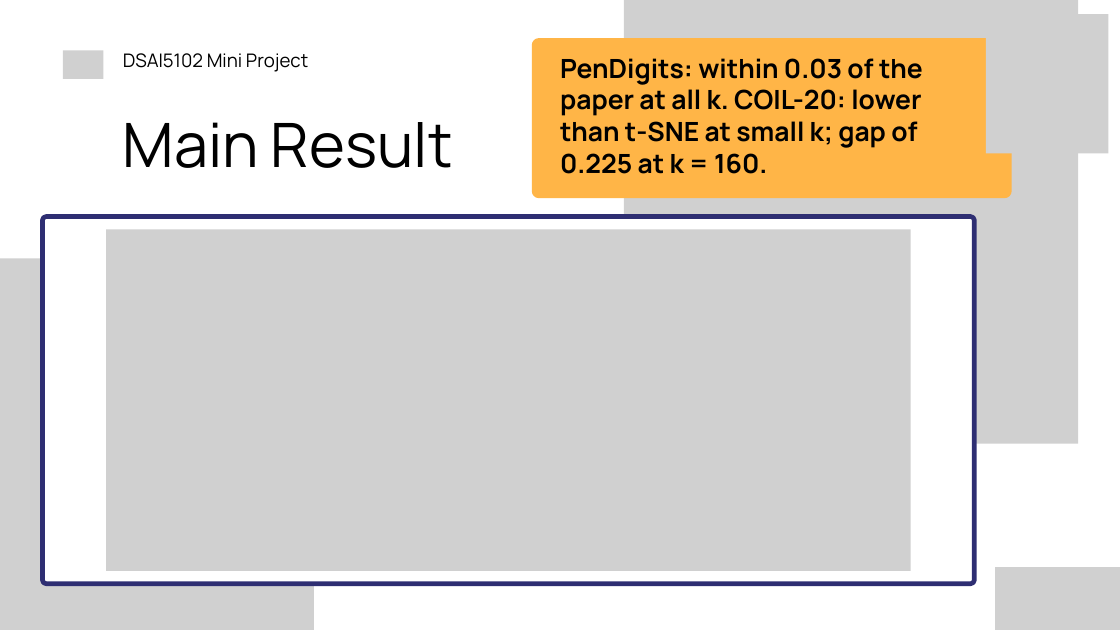
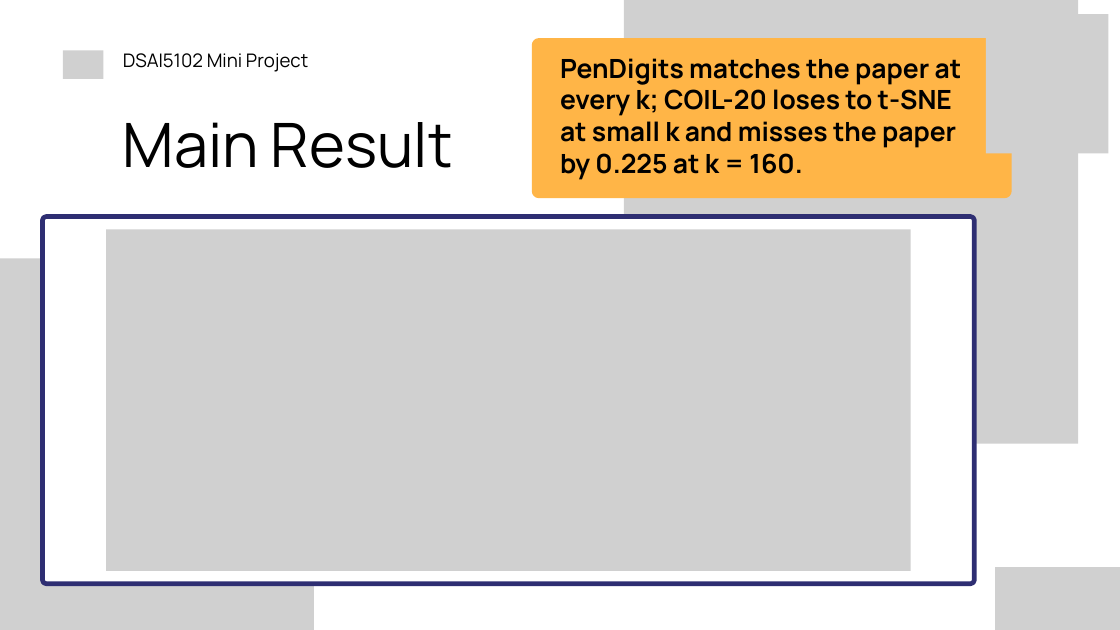
Before and after one commit to PKLgames/dsai5102MiniProject, a slide deck: slide 5 of slides/DSAI5102_Group16_Slides.pptx. Drawn at 1120x630 pixels with LibreOffice and Linux fonts; fonts in the diff are those of the drawing; grey boxes stand for pictures. Boxes give left, top, right and bottom in pixels: in the first picture for what was removed or moved away, otherwise in the second. Text is boxed around its words. In the diff, an @@ line names an element or a change of style, - is before the commit and + after.

```diff
--- a/slides/DSAI5102_Group16_Slides.pptx
+++ b/slides/DSAI5102_Group16_Slides.pptx
@@ text at [560, 58, 962, 180]: text changed @@
-PenDigits: within 0.03 of the paper at all k. COIL-20: lower than t-SNE at small k; gap of 0.225 at k = 160.
+PenDigits matches the paper at every k; COIL-20 loses to t-SNE at small k and misses the paper by 0.225 at k = 160.
```
Also in this commit, not shown: 7 other slides changed, 1 other file.
